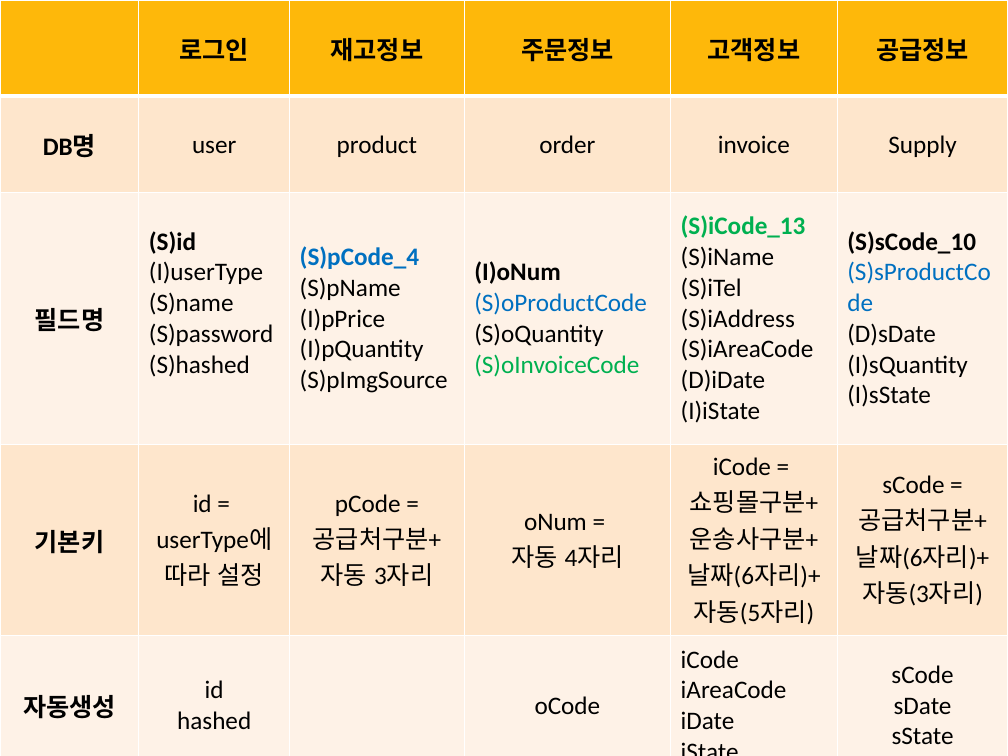
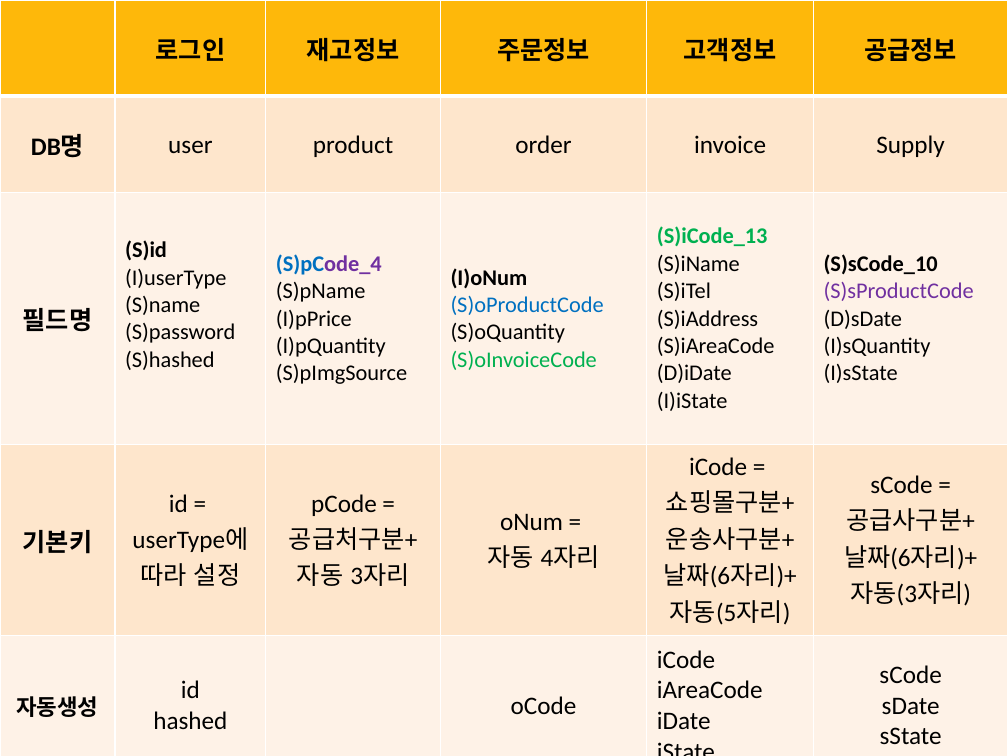
Before and after one commit to lx9203/fulfillmentBlue, a slide deck: slide 7 of BluePPT.pptx. Drawn at 1008x756 pixels with LibreOffice and Linux fonts; fonts in the diff are those of the drawing; background and template pictures are left out. Boxes give left, top, right and bottom in pixels: in the first picture for what was removed or moved away, otherwise in the second. Text is boxed around its words. In the diff, an @@ line names an element or a change of style, - is before the commit and + after.

```diff
--- a/BluePPT.pptx
+++ b/BluePPT.pptx
@@ table at (0,0,1008,756) @@
-row 4, column 6: sCode = / 공급처구분+ / 날짜(6자리)+ / 자동(3자리)
+row 4, column 6: sCode = / 공급사구분+ / 날짜(6자리)+ / 자동(3자리)
@@ size 18 to 16 pt in "(S)id", "(I)userType", "(S)name", "(S)password (S)hashed" and 22 more places @@
@@ text colour #0070C0 to #7030A0 in "(S)pCode_4", "(S)sProductCode" @@
```
Also in this commit, not shown: 4 other slides changed, 1 other file.
